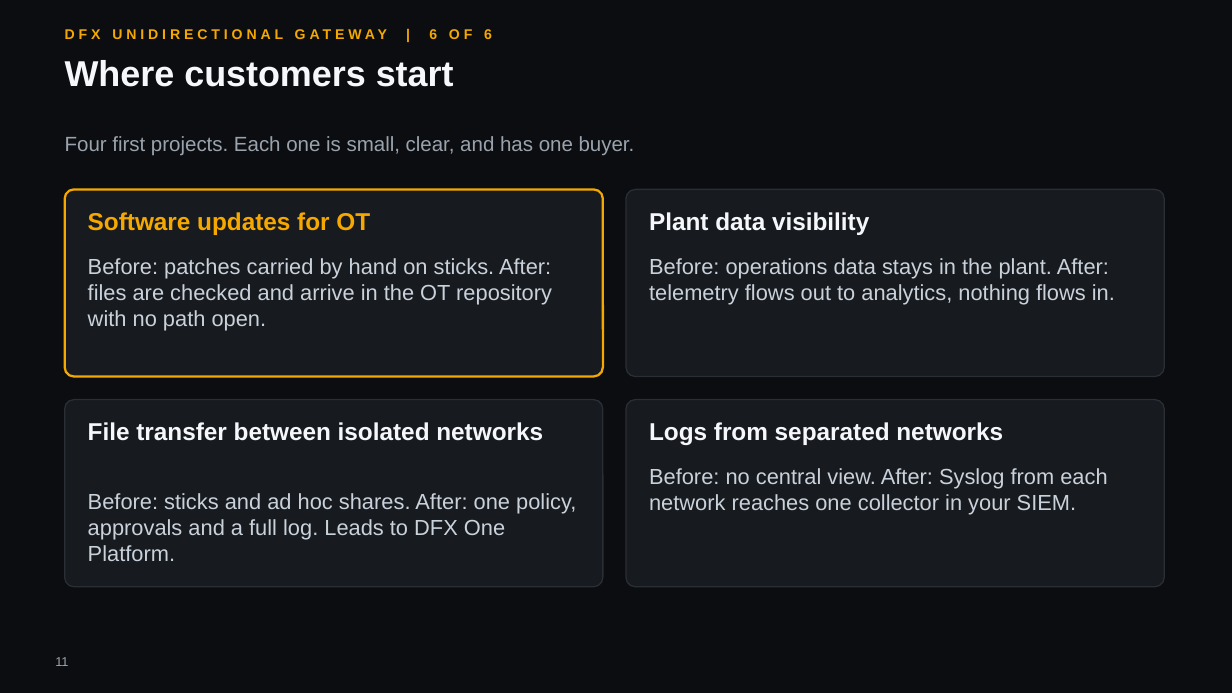
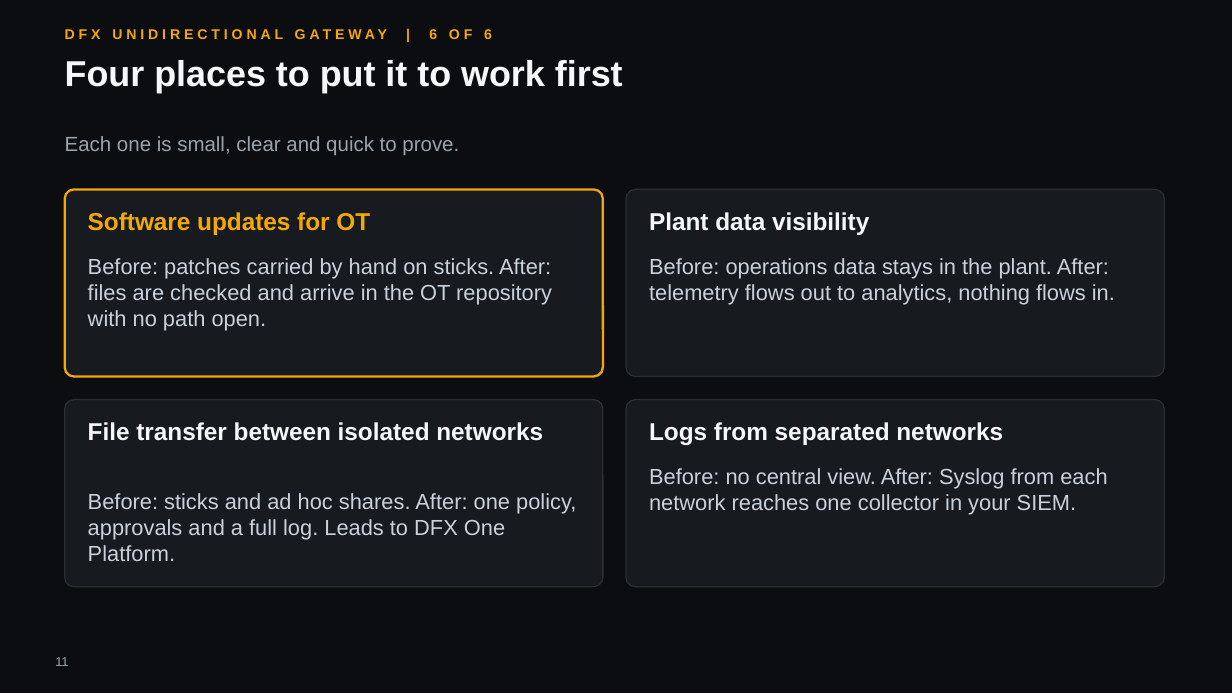
Before and after one commit to hybridus/DFX_Marketing, a slide deck: slide 11 of Projects/03_Presales_Master_Deck/pilot/DFX_Master_deck.pptx. Drawn at 1232x693 pixels with LibreOffice and Linux fonts; fonts in the diff are those of the drawing; background and template pictures are left out. Boxes give left, top, right and bottom in pixels: in the first picture for what was removed or moved away, otherwise in the second. Text is boxed around its words. In the diff, an @@ line names an element or a change of style, - is before the commit and + after.

```diff
--- a/Projects/03_Presales_Master_Deck/pilot/DFX_Master_deck.pptx
+++ b/Projects/03_Presales_Master_Deck/pilot/DFX_Master_deck.pptx
@@ text at (65, 60, 623, 93): text changed @@
-Where customers start
+Four places to put it to work first
@@ text at (65, 136, 459, 156): text changed @@
-Four first projects. Each one is small, clear, and has one buyer.
+Each one is small, clear and quick to prove.
```
Also in this commit, not shown: 9 other slides changed, 12 other files.
